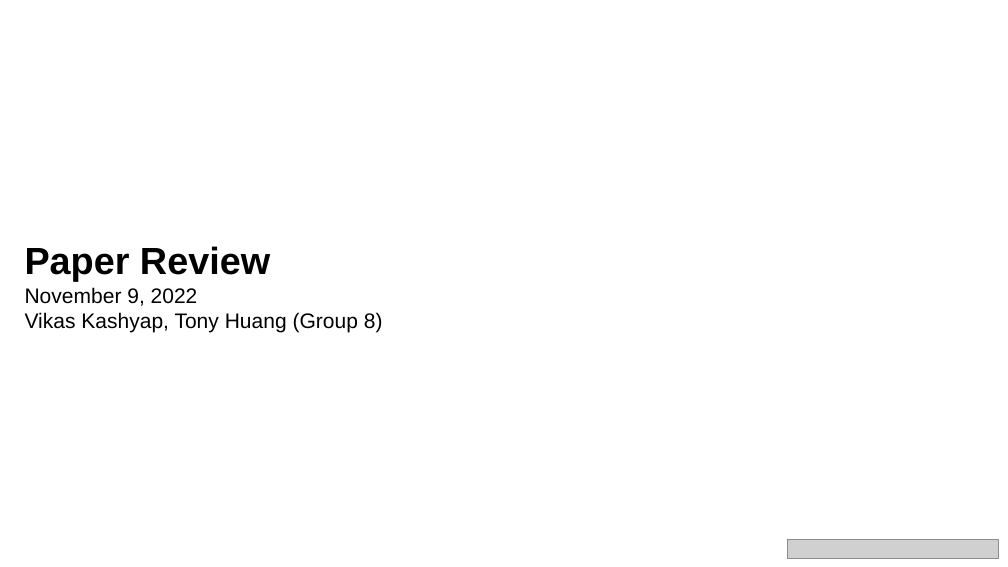
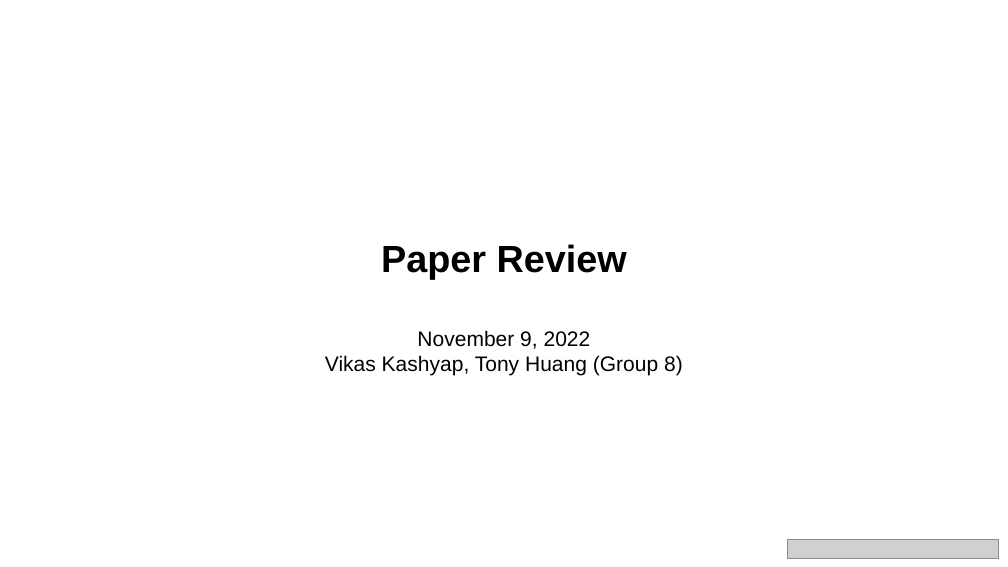
Before and after one commit to tonyrunqihuang/18755-Projects-Network-Destroy-Repair-Game, a slide deck: slide 1 of paper presentation/Paper Presentation_Group 8.pptx. Drawn at 1008x567 pixels with LibreOffice and Linux fonts; fonts in the diff are those of the drawing; grey boxes stand for pictures. Boxes give left, top, right and bottom in pixels: in the first picture for what was removed or moved away, otherwise in the second. Text is boxed around its words. In the diff, an @@ line names an element or a change of style, - is before the commit and + after.

Commit message:
Update paper presentation

```diff
--- a/paper presentation/Paper Presentation_Group 8.pptx
+++ b/paper presentation/Paper Presentation_Group 8.pptx
@@ text "Paper Review" moved from (x1=25, y1=246, x2=383, y2=332) to (x1=325, y1=244, x2=683, y2=376) @@
@@ text "Paper Review" at (x1=325, y1=244, x2=683, y2=376): alignment left to centre @@
```
Also in this commit, not shown: 2 other slides changed, 6 slides added, 5 slides removed, 5 other files.
